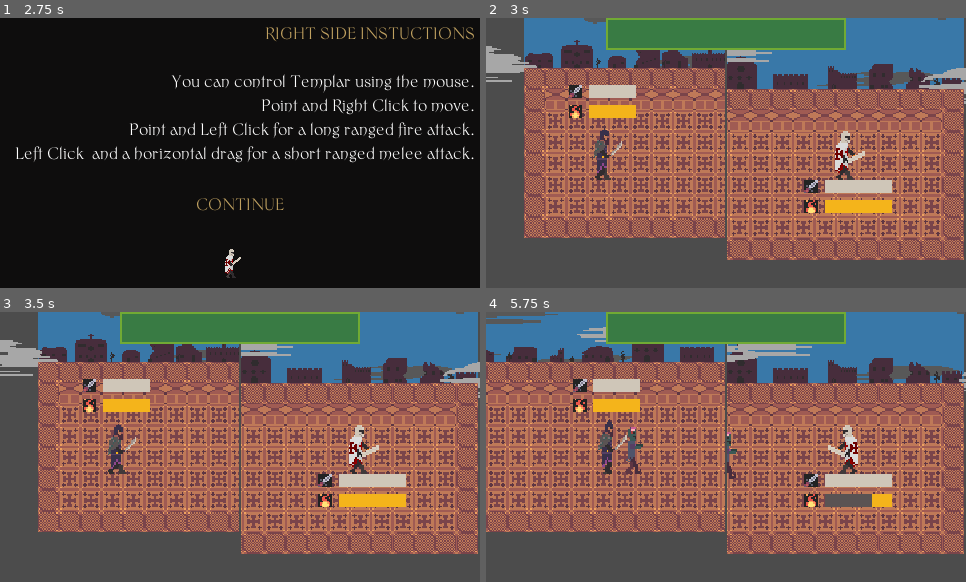
Above: before the commit, frames 1-4 (two rows, left to right).
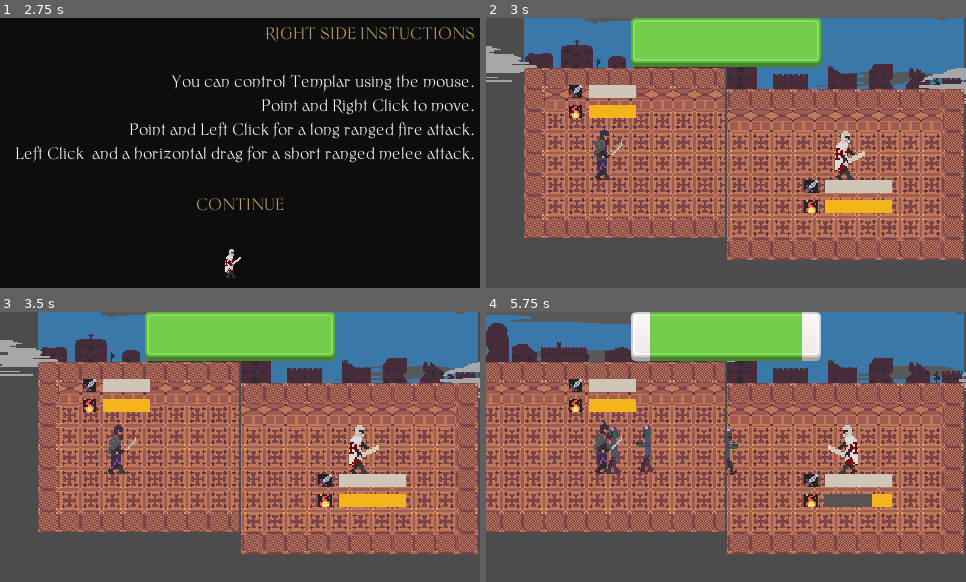
Above: after the commit, the same moments.

Repository: imav97/GMTK2021
Game: Godot game, scene res://Root.tscn
Same seed, same stepped clock (60 frames per second), same inputs: the game is played once before the commit and once after it.
Inputs (mouse positions are in pixels of both pictures, inside the frame that each line leads up to):
- Up to frame 1 (2.75 s): click "Start" at 0.5 s; click "CONTINUE" at 1.25 s; click "CONTINUE" at 2 s
- Up to frame 2 (3 s): click "CONTINUE" at 2.75 s
- Up to frame 3 (3.5 s): no input
- Up to frame 4 (5.75 s): move the mouse to (831, 433) at 3.52 s; press the mouse at (831, 433) at 3.53 s; hold D (right) 3.53-4.25 s; release the mouse at (831, 433) at 4.25 s; drag from (630, 460) to (702, 501) at 4.27 s; move the mouse to (774, 387) at 5.02 s; hold D (right) from 5.03 s (still down); hold Space (simple_attack) from 5.03 s (still down); click (774, 387) at 5.17 s

Frame 1 is identical in both runs. In frame 2, 8.1% of the frame differs, in the area x 25-75%, y 0-19%; in frame 3, 8.1%; in frame 4, 29%, in the area x 0-75%, y 0-82%.

Commit message:
Lacreo

Diff:
--- a/gmtk2021/BaseZombie.gd
+++ b/gmtk2021/BaseZombie.gd
@@ -2,9 +2,10 @@
 
 const ACCELERATION: int = 5
 const DETECTION_RANGE: int = 100000
-const ATTACK_RANGE: int = 50
+const ATTACK_RANGE: int = 400
 
 export var damage: int = 10
+export var player_node: NodePath
 
 var player: KinematicBody2D
 var speed := 30
@@ -12,19 +13,20 @@
 var can_attack: bool = true
 
 func _ready():
-	player = get_parent().get_node("Character")
+	player = get_node(player_node)
+
 
 func _physics_process(delta: float) -> void:
 	if !player == null:
-		if self.position.distance_squared_to(player.global_position) < ATTACK_RANGE and can_attack:
+		if self.global_position.distance_squared_to(player.global_position) < ATTACK_RANGE and can_attack:
 			player.take_damage(self.damage)
 			$AttackBuffer.start()
 			$Grunt.play()
 			can_attack = false
 
-		if self.position.distance_squared_to(player.global_position) < DETECTION_RANGE:
+		if self.global_position.distance_squared_to(player.global_position) < DETECTION_RANGE:
 			var player_direction = (player.global_position - self.global_position).normalized()
-			if player.position.x < self.position.x:
+			if player.global_position.x < self.global_position.x:
 				$Sprite.flip_h = true
 			else:
 				$Sprite.flip_h = false
--- a/gmtk2021/BaseZombie.tscn
+++ b/gmtk2021/BaseZombie.tscn
@@ -8,7 +8,7 @@
 [ext_resource path="res://vfx/BloodParticles.tscn" type="PackedScene" id=6]
 
 [sub_resource type="RectangleShape2D" id=1]
-extents = Vector2( 8, 16 )
+extents = Vector2( 3.20195, 11.97 )
 
 [sub_resource type="Animation" id=2]
 loop = true
--- a/gmtk2021/CrawlerZombie.gd
+++ b/gmtk2021/CrawlerZombie.gd
@@ -5,6 +5,7 @@
 const ATTACK_RANGE: int = 1000
 
 onready var ani_player := $AnimationPlayer
+export var player_node: NodePath
 
 var player: KinematicBody2D
 var is_chasing: bool = false
@@ -14,6 +15,8 @@
 var health := 50
 var attacking:=false
 
+func _ready():
+	player = get_node(player_node)
 
 
 func _physics_process(delta: float) -> void:
--- a/gmtk2021/Main.gd
+++ b/gmtk2021/Main.gd
@@ -24,6 +24,7 @@
 	world_keyboard.get_node("Character").connect("took_damage", self, "_on_Character_damage")
 
 	$CanvasLayer/Control/CenterContainer/TextureProgress.value = health
+	$Viewports/MouseChar/Viewport.handle_input_locally = true
 
 
 func _on_Wave_Finished() -> void:
--- a/gmtk2021/Main.tscn
+++ b/gmtk2021/Main.tscn
@@ -1,7 +1,7 @@
 [gd_scene load_steps=5 format=2]
 
-[ext_resource path="res://Resources/progress_hp_foreground.png" type="Texture" id=1]
-[ext_resource path="res://Resources/progress_hp.png" type="Texture" id=2]
+[ext_resource path="res://Resources/grey_button03.png" type="Texture" id=1]
+[ext_resource path="res://Resources/green_button02.png" type="Texture" id=2]
 [ext_resource path="res://Camera2D.gd" type="Script" id=3]
 [ext_resource path="res://Main.gd" type="Script" id=4]
 
@@ -67,13 +67,12 @@
 }
 
 [node name="TextureProgress" type="TextureProgress" parent="CanvasLayer/Control/CenterContainer"]
-margin_left = 120.0
-margin_top = 8.0
-margin_right = 360.0
-margin_bottom = 40.0
+margin_left = 145.0
+margin_right = 335.0
+margin_bottom = 49.0
 size_flags_horizontal = 3
 size_flags_vertical = 3
-texture_under = ExtResource( 2 )
-texture_progress = ExtResource( 1 )
+texture_under = ExtResource( 1 )
+texture_progress = ExtResource( 2 )
 fill_mode = 6
 tint_under = Color( 1, 0.976471, 0.976471, 1 )
--- a/gmtk2021/Maps/Map.gd
+++ b/gmtk2021/Maps/Map.gd
@@ -1,10 +1,5 @@
 extends TileMap
 signal finished
-
-func _ready() -> void:
-	var enemies = get_tree().get_nodes_in_group("enemies")
-	for enemy in enemies:
-		enemy.player = $Character
 
 
 func _physics_process(delta: float) -> void:
--- a/gmtk2021/Maps/Saladin/0.tscn
+++ b/gmtk2021/Maps/Saladin/0.tscn
@@ -9,8 +9,10 @@
 "enemies",
 ] instance=ExtResource( 1 )]
 position = Vector2( 292.292, 203.954 )
+player_node = NodePath("../Character")
 
 [node name="BaseZombie2" parent="." index="2" groups=[
 "enemies",
 ] instance=ExtResource( 1 )]
 position = Vector2( 216, 224 )
+player_node = NodePath("../Character")
--- a/gmtk2021/Maps/Saladin/1.tscn
+++ b/gmtk2021/Maps/Saladin/1.tscn
@@ -9,13 +9,16 @@
 "enemies",
 ] instance=ExtResource( 1 )]
 position = Vector2( 160, 224 )
+player_node = NodePath("../Character")
 
 [node name="BaseZombie2" parent="." index="2" groups=[
 "enemies",
 ] instance=ExtResource( 1 )]
 position = Vector2( 232, 184 )
+player_node = NodePath("../Character")
 
 [node name="BaseZombie3" parent="." index="3" groups=[
 "enemies",
 ] instance=ExtResource( 1 )]
 position = Vector2( 328, 216 )
+player_node = NodePath("../Character")
--- a/gmtk2021/Maps/Saladin/2.tscn
+++ b/gmtk2021/Maps/Saladin/2.tscn
@@ -9,18 +9,22 @@
 "enemies",
 ] instance=ExtResource( 1 )]
 position = Vector2( 216, 192 )
+player_node = NodePath("../Character")
 
 [node name="BaseZombie2" parent="." index="3" groups=[
 "enemies",
 ] instance=ExtResource( 1 )]
 position = Vector2( 248, 228.053 )
+player_node = NodePath("../Character")
 
 [node name="BaseZombie3" parent="." index="4" groups=[
 "enemies",
 ] instance=ExtResource( 1 )]
 position = Vector2( 280, 193.956 )
+player_node = NodePath("../Character")
 
 [node name="BaseZombie4" parent="." index="5" groups=[
 "enemies",
 ] instance=ExtResource( 1 )]
 position = Vector2( 320, 224 )
+player_node = NodePath("../Character")
--- a/gmtk2021/Maps/Saladin/3.tscn
+++ b/gmtk2021/Maps/Saladin/3.tscn
@@ -10,11 +10,13 @@
 "enemies",
 ] instance=ExtResource( 1 )]
 position = Vector2( 184, 193.956 )
+player_node = NodePath("../Character")
 
 [node name="BaseZombie2" parent="." index="3" groups=[
 "enemies",
 ] instance=ExtResource( 1 )]
 position = Vector2( 256, 216 )
+player_node = NodePath("../Character")
 
 [node name="CrawlerZombie" parent="." index="4" groups=[
 "enemies",
--- a/gmtk2021/Maps/Templar/0.tscn
+++ b/gmtk2021/Maps/Templar/0.tscn
@@ -12,8 +12,10 @@
 "enemies",
 ] instance=ExtResource( 1 )]
 position = Vector2( 160, 227.24 )
+player_node = NodePath("../Character")
 
 [node name="BaseZombie2" parent="." index="2" groups=[
 "enemies",
 ] instance=ExtResource( 1 )]
 position = Vector2( 216, 193.189 )
+player_node = NodePath("../Character")
--- a/gmtk2021/Maps/Templar/1.tscn
+++ b/gmtk2021/Maps/Templar/1.tscn
@@ -12,13 +12,16 @@
 "enemies",
 ] instance=ExtResource( 1 )]
 position = Vector2( 408, 200 )
+player_node = NodePath("../Character")
 
 [node name="BaseZombie2" parent="." index="2" groups=[
 "enemies",
 ] instance=ExtResource( 1 )]
 position = Vector2( 88, 179.95 )
+player_node = NodePath("../Character")
 
 [node name="BaseZombie3" parent="." index="3" groups=[
 "enemies",
 ] instance=ExtResource( 1 )]
 position = Vector2( 152, 227.24 )
+player_node = NodePath("../Character")
--- a/gmtk2021/Maps/Templar/2.tscn
+++ b/gmtk2021/Maps/Templar/2.tscn
@@ -9,18 +9,22 @@
 "enemies",
 ] instance=ExtResource( 1 )]
 position = Vector2( 176, 184 )
+player_node = NodePath("../Character")
 
 [node name="BaseZombie2" parent="." index="3" groups=[
 "enemies",
 ] instance=ExtResource( 1 )]
 position = Vector2( 216, 216 )
+player_node = NodePath("../Character")
 
 [node name="BaseZombie3" parent="." index="4" groups=[
 "enemies",
 ] instance=ExtResource( 1 )]
 position = Vector2( 272, 184 )
+player_node = NodePath("../Character")
 
 [node name="BaseZombie4" parent="." index="5" groups=[
 "enemies",
 ] instance=ExtResource( 1 )]
 position = Vector2( 336, 216 )
+player_node = NodePath("../Character")
--- a/gmtk2021/Maps/Templar/3.tscn
+++ b/gmtk2021/Maps/Templar/3.tscn
@@ -10,13 +10,16 @@
 "enemies",
 ] instance=ExtResource( 1 )]
 position = Vector2( 224, 201.017 )
+player_node = NodePath("../Character")
 
 [node name="BaseZombie2" parent="." index="3" groups=[
 "enemies",
 ] instance=ExtResource( 1 )]
 position = Vector2( 280, 221.067 )
+player_node = NodePath("../Character")
 
 [node name="CrawlerZombie" parent="." index="4" groups=[
 "enemies",
 ] instance=ExtResource( 3 )]
 position = Vector2( 400, 216 )
+player_node = NodePath("../Character")
--- a/gmtk2021/Root.tscn
+++ b/gmtk2021/Root.tscn
@@ -118,7 +118,6 @@
 flat = true
 
 [node name="DynamicBG" parent="." instance=ExtResource( 2 )]
-
 [connection signal="pressed" from="MarginContainer/VBoxContainer/Buttons/HBoxContainer/Start" to="." method="_on_Start_pressed"]
 [connection signal="pressed" from="MarginContainer/VBoxContainer/Buttons/HBoxContainer2/Credits" to="." method="_on_Credits_pressed"]
 [connection signal="pressed" from="MarginContainer/VBoxContainer/Buttons/HBoxContainer3/Quit" to="." method="_on_Quit_pressed"]
Not shown, changed: gmtk2021/export_presets.cfg
